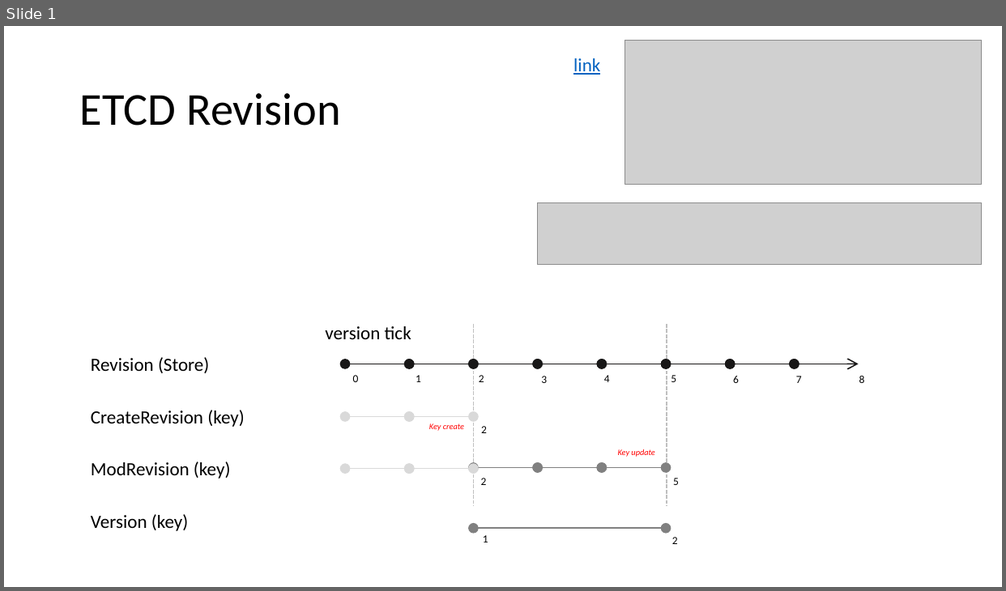
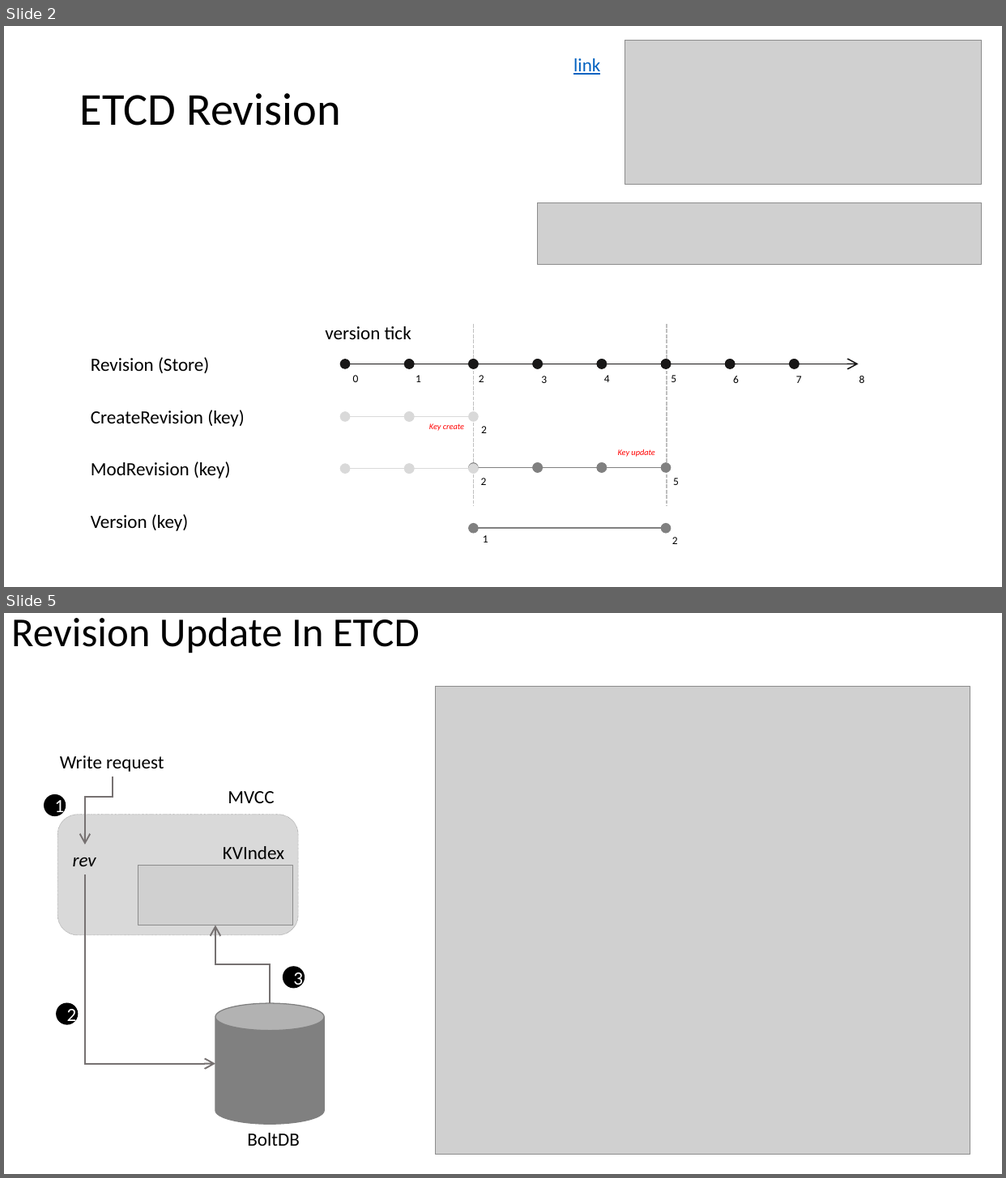
Before and after one commit to h-w-chen/regionless-storage-service, a slide deck: docs/research/etcd_mvcc_versioning.pptx. Shown one above the other, each under a label of ours: slide 1 before the commit, slides 2 and 5 after it; the slides between them are not shown. The pictures are 1006x591 and 1006x1178 pixels, drawn with LibreOffice and Linux fonts; fonts in the diff are those of the drawing; grey boxes stand for pictures. Boxes give left, top, right and bottom in pixels: in the first picture for what was removed or moved away, otherwise in the second. Text is boxed around its words. In the diff, an @@ line names an element or a change of style, - is before the commit and + after.

```diff
--- a/docs/research/etcd_mvcc_versioning.pptx
+++ b/docs/research/etcd_mvcc_versioning.pptx
@@ slide 5 added at (4, 613, 1002, 1174), background #FFFFFF @@
@@ title added at (11, 617, 420, 653), 39.6 pt, text #000000 @@
+Revision Update In ETCD
@@ picture added at (435, 687, 970, 1154) @@
@@ text added at (60, 756, 164, 772), 18 pt, text #000000 @@
+Write request
@@ elbow arrow added from (113, 776) to (85, 845), #767171 1.5 pt @@
@@ ellipse added at (44, 795, 66, 815), fill #000000, outline #000000 1 pt, 18 pt, text #FFFFFF @@
+1
@@ text added at (228, 791, 274, 803), 18 pt, text #000000 @@
+MVCC
@@ rounded rectangle added at (58, 815, 298, 935), fill #D9D9D9, outline #A6A6A6 0.5 pt dashed @@
@@ text added at (223, 846, 284, 859), 18 pt, text #000000 @@
+KVIndex
@@ text added at (73, 858, 96, 867), 18 pt, text #000000, italic @@
+rev
@@ elbow arrow added from (85, 875) to (215, 1063), #767171 1.5 pt @@
@@ picture added at (138, 866, 293, 926) @@
@@ elbow arrow added from (270, 1003) to (215, 925), #767171 1.5 pt @@
@@ ellipse added at (283, 967, 305, 988), fill #000000, outline #000000 1 pt, 18 pt, text #FFFFFF @@
+3
@@ ellipse added at (57, 1003, 78, 1024), fill #000000, outline #000000 1 pt, 18 pt, text #FFFFFF @@
+2
@@ cylinder added at (215, 1003, 324, 1124), fill #808080, outline #808080 1 pt @@
@@ text added at (247, 1133, 299, 1146), 18 pt, text #000000 @@
+BoltDB
@@ what was slide 1 is now slide 2 @@
```
Also in this commit, not shown: 1 slide changed, 2 other slides added.
